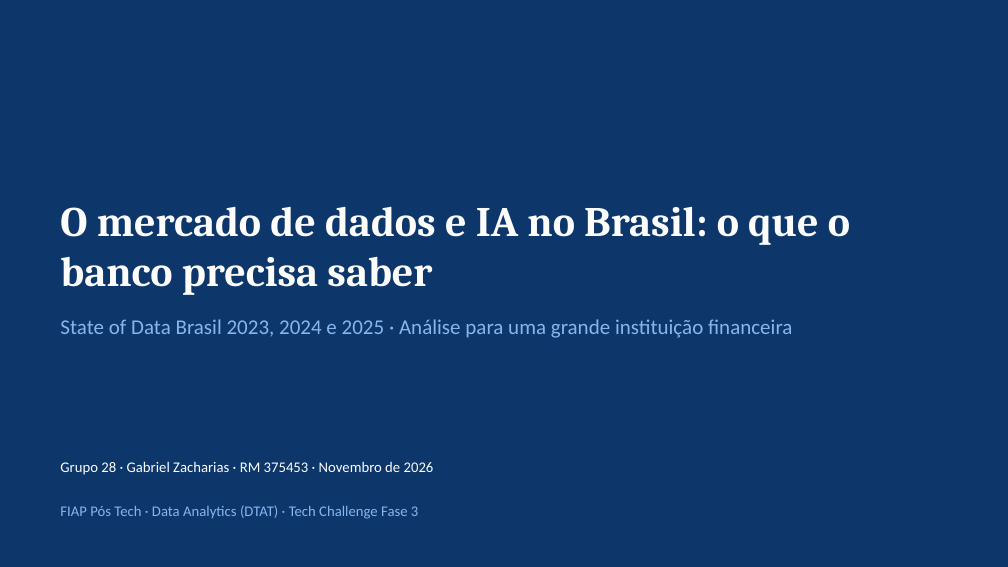
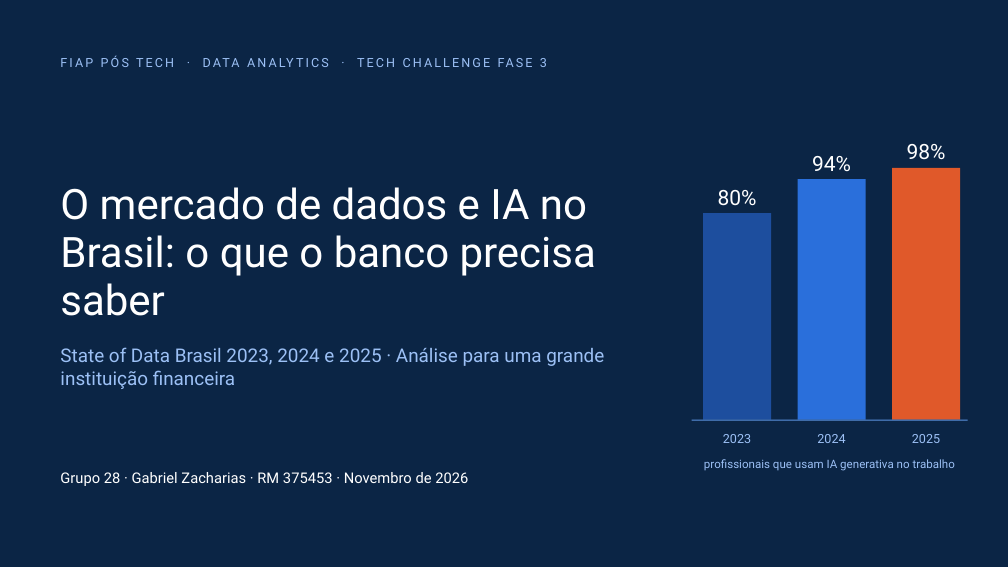
Before and after one commit to gabrielmzacharias-cloud/tech-challenge-fase3-state-of-data, a slide deck: slide 1 of entrega/TechChallenge_Fase3_DTAT.pptx. Drawn at 1008x567 pixels with LibreOffice and Linux fonts; fonts in the diff are those of the drawing. Boxes give left, top, right and bottom in pixels: in the first picture for what was removed or moved away, otherwise in the second. Text is boxed around its words. In the diff, an @@ line names an element or a change of style, - is before the commit and + after.

```diff
--- a/entrega/TechChallenge_Fase3_DTAT.pptx
+++ b/entrega/TechChallenge_Fase3_DTAT.pptx
@@ background #0D366B to #0B2545 @@
@@ text at box(540, 58, 547, 67): text changed; size 14 to 12 pt; font Calibri to Roboto; text colour #86B6EF to #9CC0F5 @@
-FIAP Pós Tech · Data Analytics (DTAT) · Tech Challenge Fase 3
+FIAP PÓS TECH · DATA ANALYTICS · TECH CHALLENGE FASE 3
@@ title "O mercado de dados e ...": place and size @@
-title "O mercado de dados e ..." at box(60, 206, 850, 295)
+title "O mercado de dados e ..." at box(60, 187, 596, 316)
@@ title "O mercado de dados e ..." at box(60, 187, 596, 316): font Cambria to Roboto, text colour #FCFCFB to #FFFFFF, bold off; line spacing 1 to 0.95 @@
@@ text added at box(907, 144, 946, 160), 20 pt, text #FFFFFF @@
+98%
@@ rectangle added at box(798, 179, 866, 420), fill #2A6FDB @@
@@ text added at box(812, 156, 851, 171), 20 pt, text #FFFFFF @@
+94%
@@ rectangle added at box(892, 168, 960, 420), fill #E0592A @@
@@ text added at box(718, 190, 757, 206), 20 pt, text #FFFFFF @@
+80%
@@ rectangle added at box(703, 213, 771, 420), fill #1D4E9E @@
@@ text "State of Data Brasil 2023, ...": place and size @@
-text "State of Data Brasil 2023, ..." at box(60, 319, 792, 338)
+text "State of Data Brasil 2023, ..." at box(60, 347, 604, 389)
@@ text "State of Data Brasil 2023, ..." at box(60, 347, 604, 389): size 20 to 18 pt, font Calibri to Roboto, text colour #86B6EF to #9CC0F5 @@
@@ rectangle added at box(692, 420, 968, 420), fill #5B93E0 @@
@@ text added at box(723, 434, 751, 443), 12 pt, text #9CC0F5 @@
+2023
@@ text added at box(817, 434, 845, 443), 12 pt, text #9CC0F5 @@
+2024
@@ text added at box(912, 434, 940, 443), 12 pt, text #9CC0F5 @@
+2025
@@ text "Grupo 28 · Gabriel Zacharias ...": place and size @@
-text "Grupo 28 · Gabriel Zacharias ..." at box(60, 461, 434, 475)
+text "Grupo 28 · Gabriel Zacharias ..." at box(60, 472, 468, 486)
@@ text "Grupo 28 · Gabriel Zacharias ..." at box(60, 472, 468, 486): font Calibri to Roboto, text colour #FCFCFB to #FFFFFF @@
@@ text added at box(704, 459, 955, 471), 11 pt, text #9CC0F5 @@
+profissionais que usam IA generativa no trabalho
```
Also in this commit, not shown: 31 other slides changed, 3 slides added, 5 other files.
